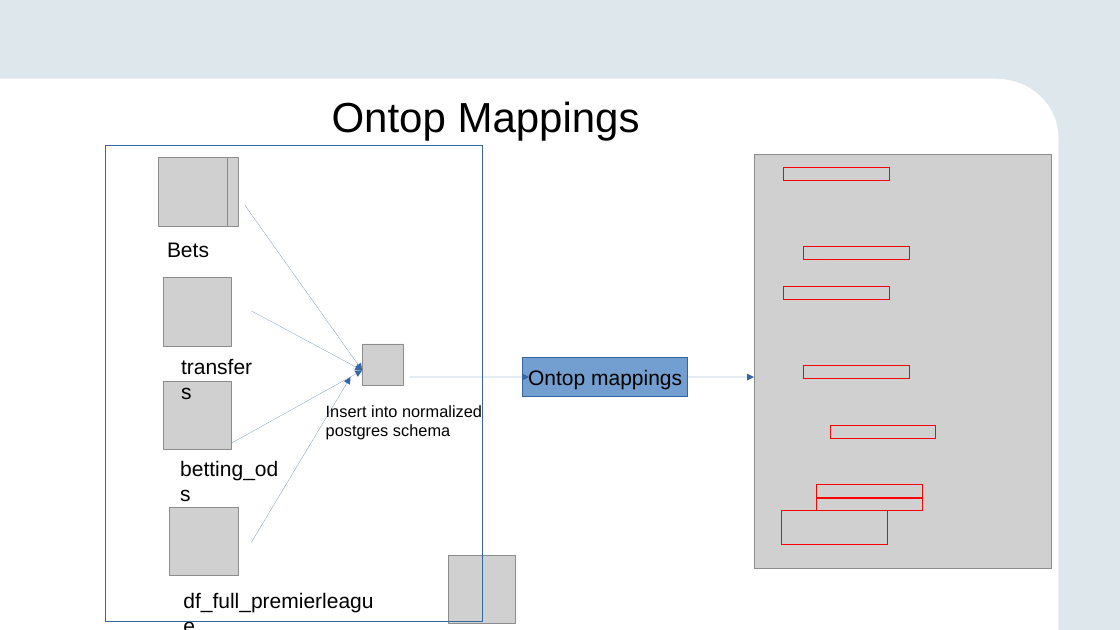
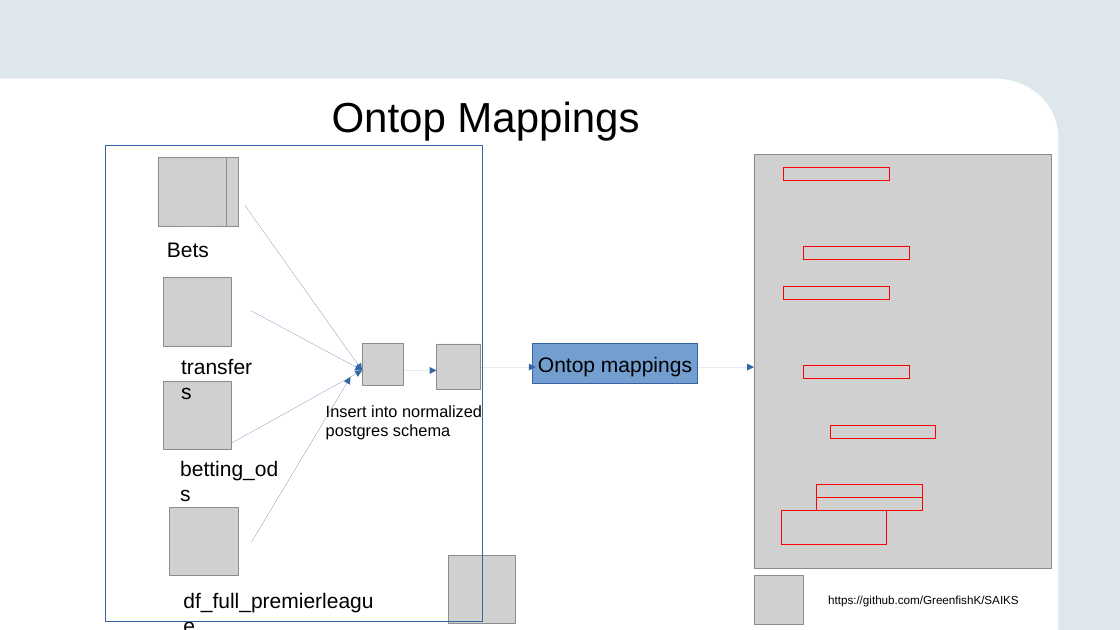
Before and after one commit to GreenfishK/SAIKS, a slide deck: slide 4 of Presentations/SAIKS Assignment final.pptx. Drawn at 1120x630 pixels with LibreOffice and Linux fonts; fonts in the diff are those of the drawing; grey boxes stand for pictures; background and template pictures are left out. Boxes give left, top, right and bottom in pixels: in the first picture for what was removed or moved away, otherwise in the second. Text is boxed around its words. In the diff, an @@ line names an element or a change of style, - is before the commit and + after.

Commit message:
Update presentation

```diff
--- a/Presentations/SAIKS Assignment final.pptx
+++ b/Presentations/SAIKS Assignment final.pptx
@@ picture added at [437,344,481,389] @@
@@ rectangle "Ontop mappings": place and size @@
-rectangle "Ontop mappings" at [523,357,688,397]
+rectangle "Ontop mappings" at [533,344,698,383]
@@ arrow added from (403, 371) to (437, 371), #3465A4 0.75 pt @@
@@ arrow moved from (410, 377) - (529, 377) to (481, 367) - (536, 367) @@
@@ arrow moved from (688, 377) - (755, 377) to (698, 367) - (755, 367) @@
@@ picture added at [755,576,804,625] @@
@@ text added at [828,595,1019,607], 10 pt, text #000000 @@
+https://github.com/GreenfishK/SAIKS
```
